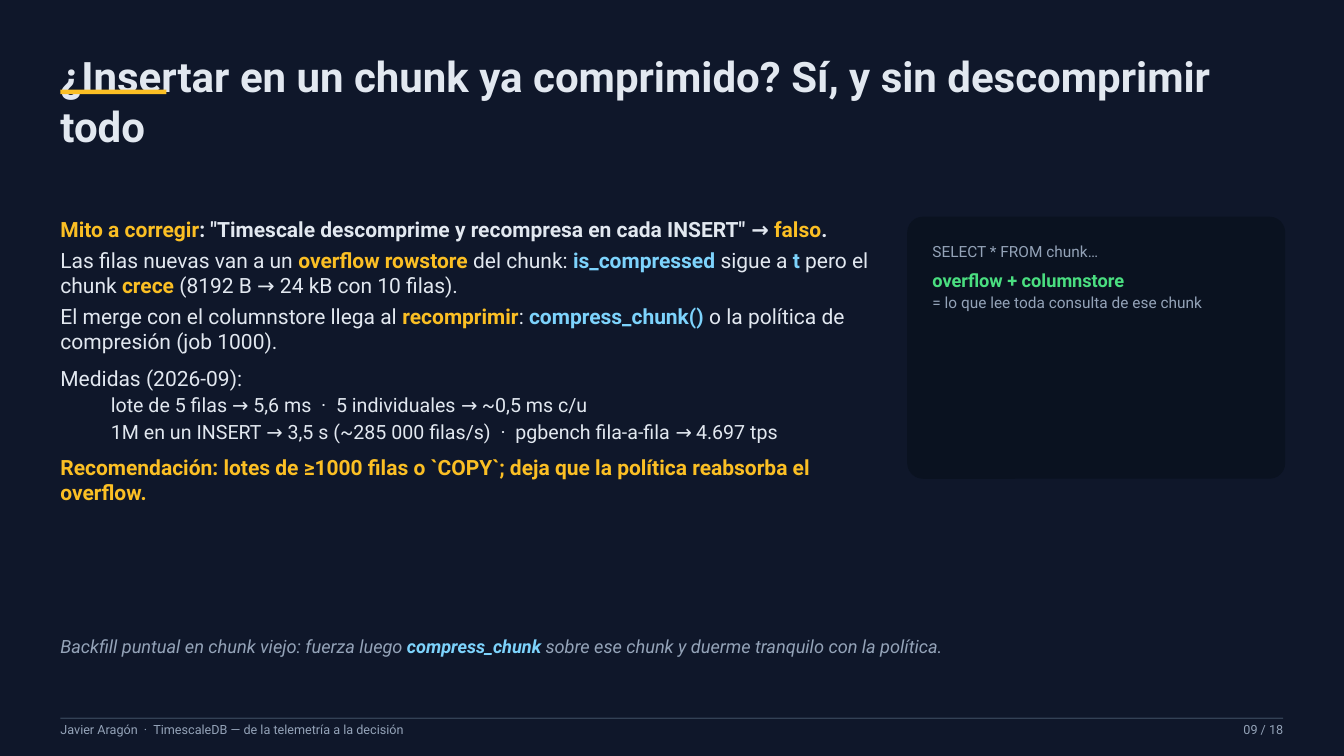
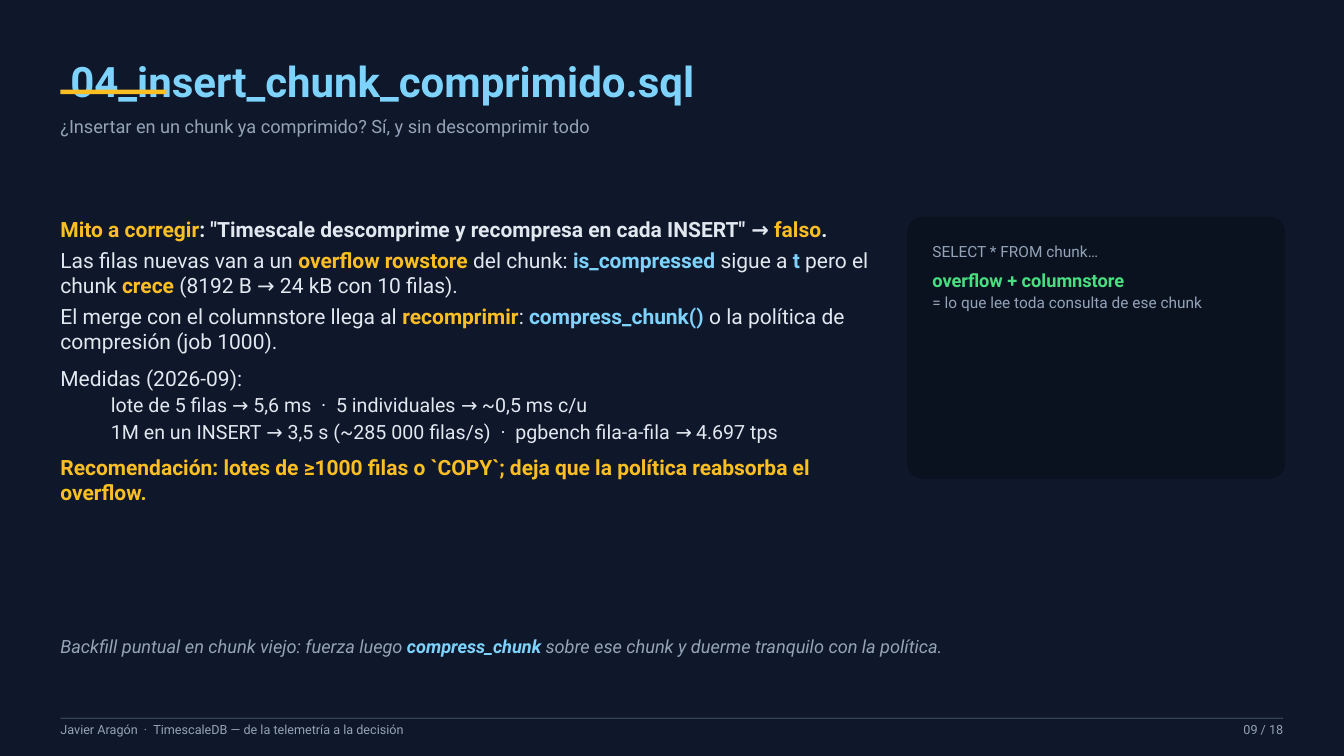
Before and after one commit to xavipuerto/autometrics-demo, a slide deck: slide 9 of presentacion/TimescaleDB-PPT-Javier.pptx. Drawn at 1344x756 pixels with LibreOffice and Linux fonts; fonts in the diff are those of the drawing. Boxes give left, top, right and bottom in pixels: in the first picture for what was removed or moved away, otherwise in the second. Text is boxed around its words. In the diff, an @@ line names an element or a change of style, - is before the commit and + after.

```diff
--- a/presentacion/TimescaleDB-PPT-Javier.pptx
+++ b/presentacion/TimescaleDB-PPT-Javier.pptx
@@ text added at <box>70,65,694,106</box>, 30 pt, text #7DD3FC, bold @@
+04_insert_chunk_comprimido.sql
@@ text "¿Insertar en un chunk ya ...": place and size @@
-text "¿Insertar en un chunk ya ..." at <box>60,60,1210,101</box>
+text "¿Insertar en un chunk ya ..." at <box>60,119,590,137</box>
@@ text "¿Insertar en un chunk ya ..." at <box>60,119,590,137</box>: size 30 to 13 pt, text colour #E2E8F0 to #94A3B8, bold off @@
```
Also in this commit, not shown: 15 other slides changed, 1 other file.
